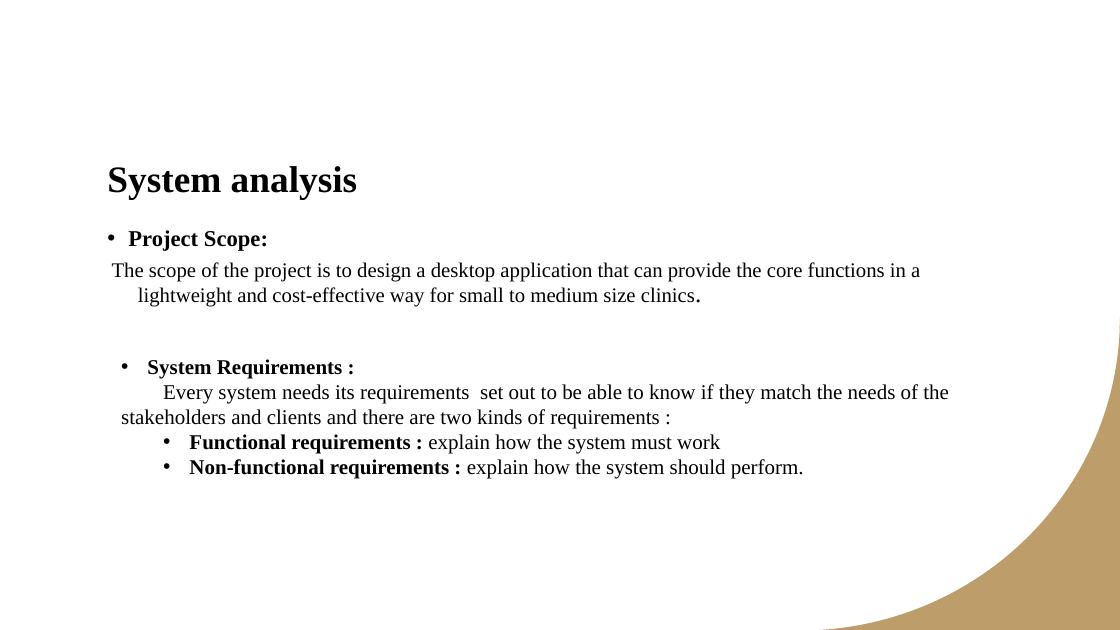
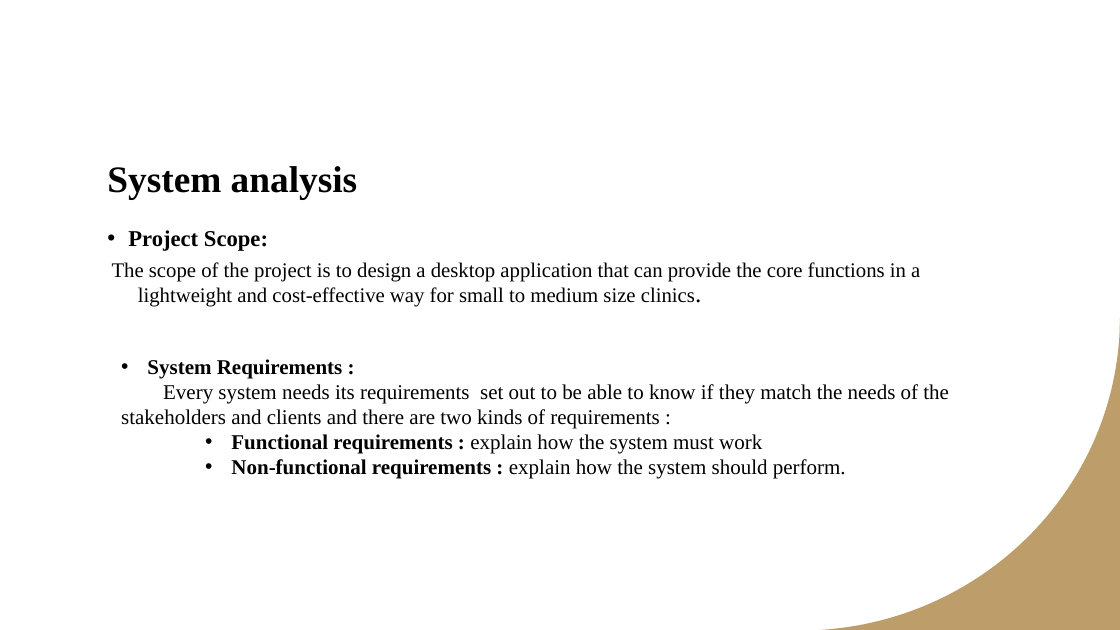
Before and after one commit to khalilAlsulaimani/Software-Engineering-2-Project, a slide deck: slide 3 of report presenatation.pptx. Drawn at 1120x630 pixels with LibreOffice and Linux fonts; fonts in the diff are those of the drawing. Boxes give left, top, right and bottom in pixels: in the first picture for what was removed or moved away, otherwise in the second. Text is boxed around its words. In the diff, an @@ line names an element or a change of style, - is before the commit and + after.

```diff
--- a/report presenatation.pptx
+++ b/report presenatation.pptx
@@ text at box(231, 434, 846, 479): list level 2 to 3 in "Functional requirements : explain how ..."; list level 2 to 3 in "Non-functional requirements : explain how ..." @@
```
Also in this commit, not shown: 1 other slide changed.
